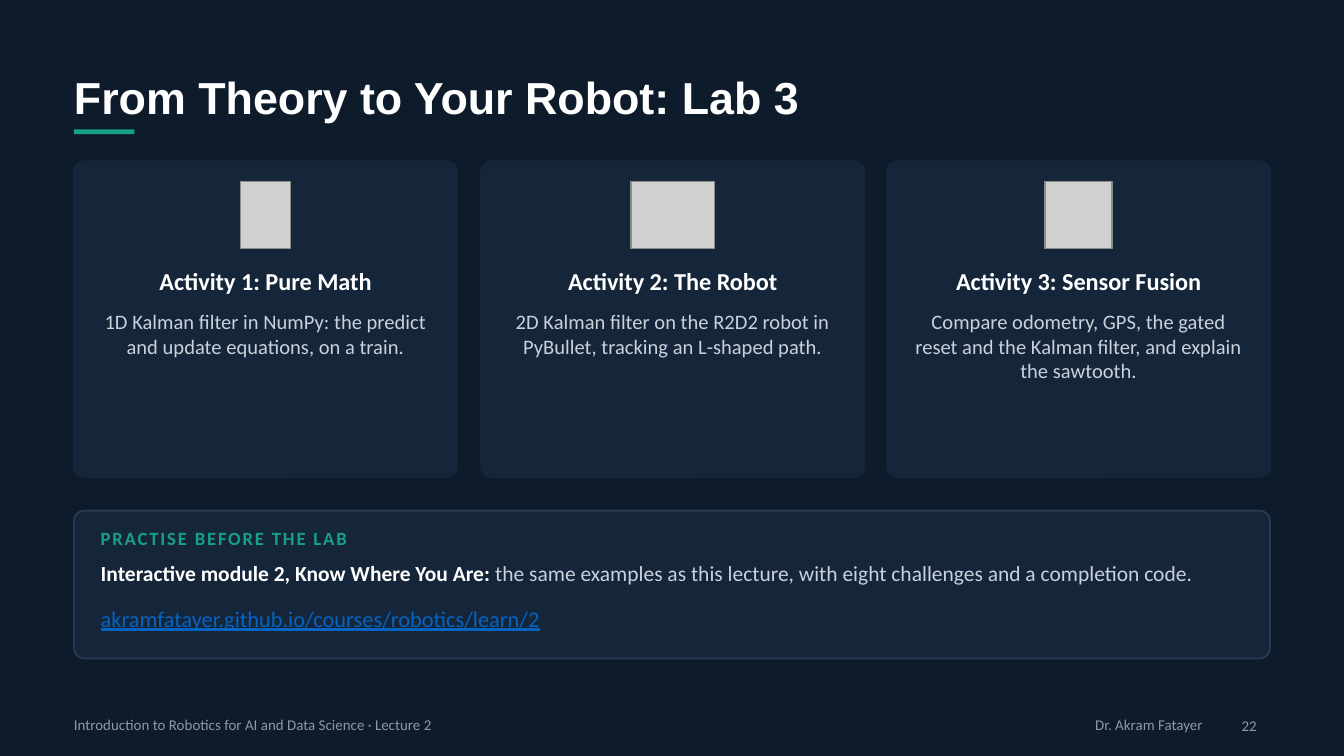
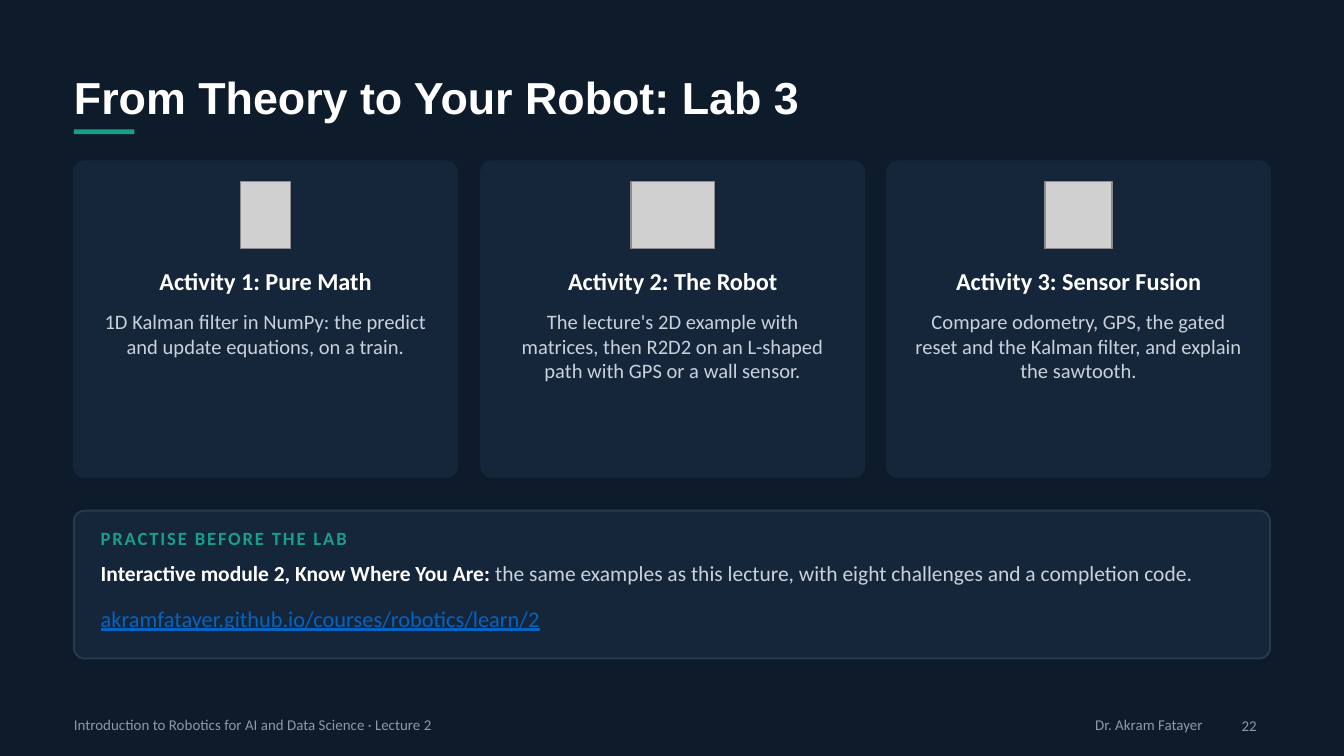
Before and after one commit to akramfatayer/zuj-robotics, a slide deck: slide 22 of lectures/Robot_Localization_and_State_Estimation.pptx. Drawn at 1344x756 pixels with LibreOffice and Linux fonts; fonts in the diff are those of the drawing; grey boxes stand for pictures. Boxes give left, top, right and bottom in pixels: in the first picture for what was removed or moved away, otherwise in the second. Text is boxed around its words. In the diff, an @@ line names an element or a change of style, - is before the commit and + after.

```diff
--- a/lectures/Robot_Localization_and_State_Estimation.pptx
+++ b/lectures/Robot_Localization_and_State_Estimation.pptx
@@ text at box(522, 314, 823, 382): text changed @@
-2D Kalman filter on the R2D2 robot in PyBullet, tracking an L-shaped path.
+The lecture's 2D example with matrices, then R2D2 on an L-shaped path with GPS or a wall sensor.
```
Also in this commit, not shown: 2 other slides changed, 6 other files.
